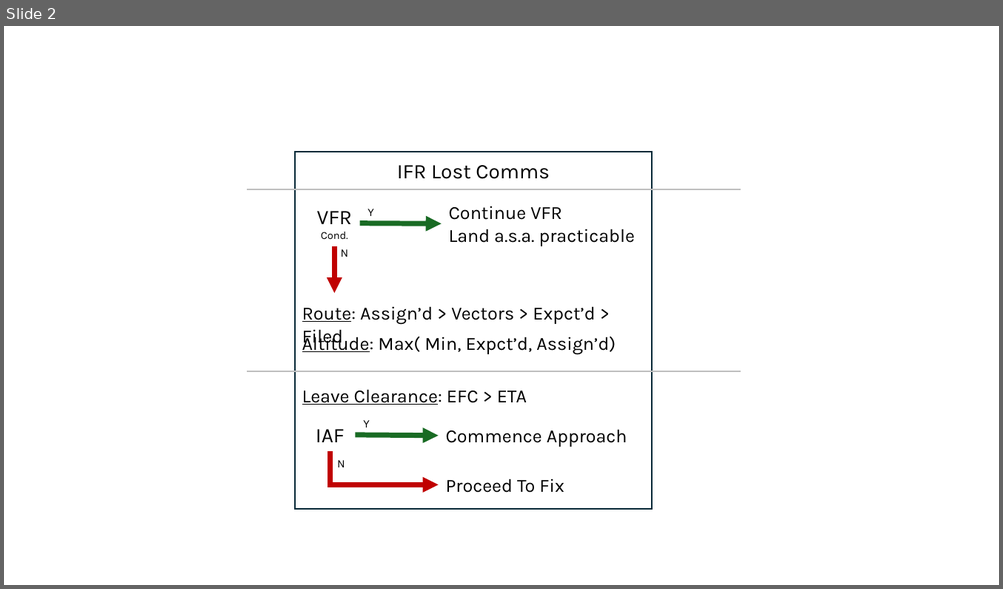
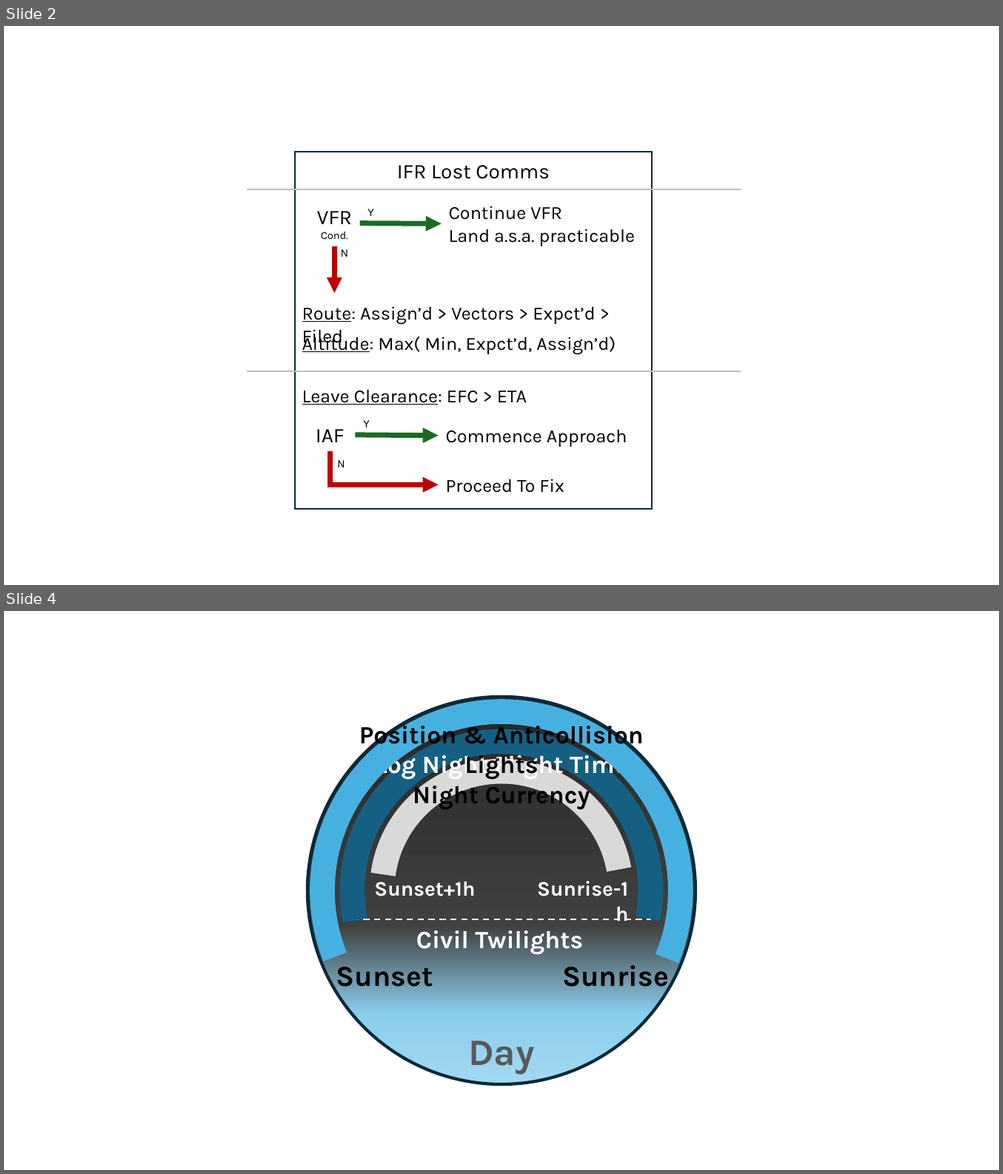
Before and after one commit to jcjollant/gakneeboard, a slide deck: docs/Tiles.pptx. Shown one above the other, each under a label of ours: slide 2 before the commit, slides 2 and 4 after it; the slides between them are not shown. The pictures are 1003x589 and 1003x1174 pixels, drawn with LibreOffice and Linux fonts; fonts in the diff are those of the drawing. Boxes give left, top, right and bottom in pixels: in the first picture for what was removed or moved away, otherwise in the second. Text is boxed around its words. In the diff, an @@ line names an element or a change of style, - is before the commit and + after.

Commit message:
Updated assets

```diff
--- a/docs/Tiles.pptx
+++ b/docs/Tiles.pptx
@@ slide 4 added at [4, 611, 999, 1170], background #FFFFFF @@
@@ ellipse added at [307, 697, 696, 1085], fill gradient #262626 to #404040 to #8BCEED to #A2D8F0, outline #092A39 3 pt @@
@@ arc (boxed as its full ellipse) added at [323, 712, 680, 1070], outline #46B1E1 24 pt @@
@@ text added at [359, 721, 643, 780], 24 pt, text #000000, bold @@
+Position & Anticollision Lights
@@ arc (boxed as its full ellipse) added at [353, 741, 651, 1040], outline #156082 24 pt @@
@@ text added at [375, 751, 628, 780], 24 pt, text #FFFFFF, bold @@
+Log Night Flight Time
@@ arc (boxed as its full ellipse) added at [382, 772, 621, 1010], outline #D9D9D9 24 pt @@
@@ text added at [412, 781, 590, 810], 24 pt, text #000000, bold @@
+Night Currency
@@ text added at [374, 882, 475, 897], 20 pt, text #FFFFFF, bold @@
+Sunset+1h
@@ text added at [537, 881, 628, 897], 20 pt, text #FFFFFF, bold @@
+Sunrise-1h
@@ line added from (353, 920) to (651, 920), #F2F2F2 1.5 pt dashed @@
@@ text added at [416, 926, 583, 955], 24 pt, text #FFFFFF, bold @@
+Civil Twilights
@@ text added at [562, 965, 669, 994], 28 pt, text #000000, bold @@
+Sunrise
@@ text added at [336, 967, 433, 994], 28 pt, text #000000, bold @@
+Sunset
@@ text added at [468, 1041, 534, 1075], 36 pt, text #595959, bold @@
+Day
```
